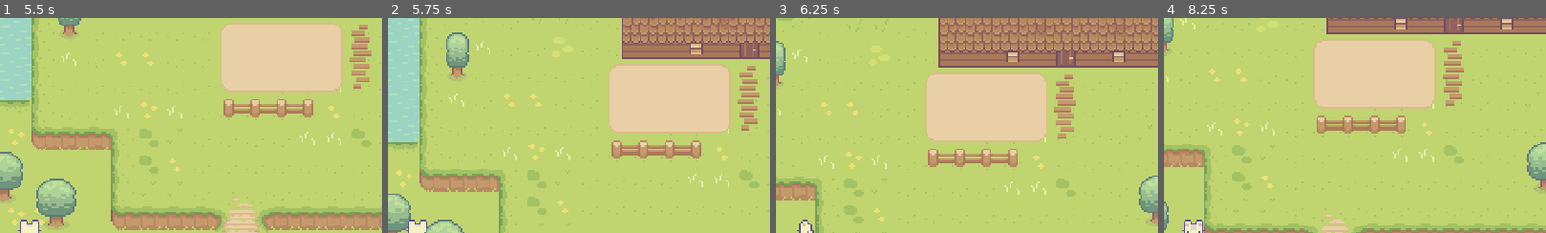
Above: before the commit, frames 1-4 (left to right).
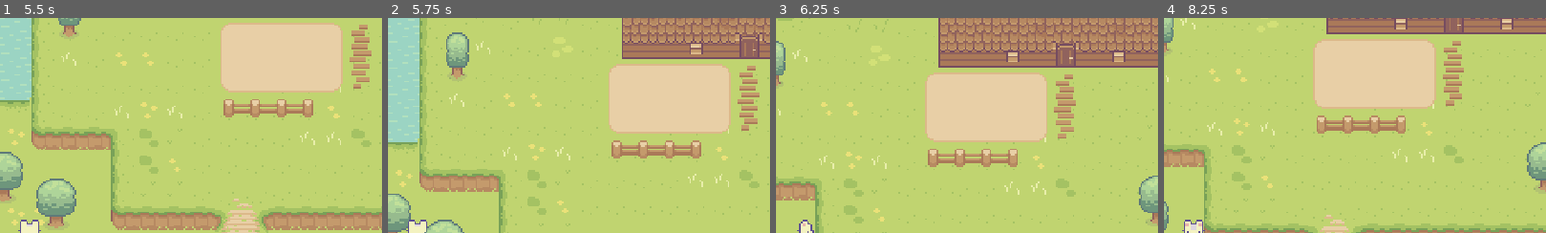
Above: after the commit, the same moments.

Repository: leafboo/first-game
Game: Godot game, scene res://Levels/game_level.tscn
Same seed, same stepped clock (60 frames per second), same inputs: the game is played once before the commit and once after it.
Inputs:
- Up to frame 1 (5.5 s): tap Enter at 0.5, 2 s; hold W (up) 0.53-2.03 s; tap Space (interact, bound only after the commit) at 0.6, 1.25, 1.35, 2.1, 2.85, 3.6, 4.35, 5.1 s; hold A (left) 2.03-3.53 s; hold S (down) 3.53-4.28 s; hold D (right) 4.28-5.03 s; hold W (up) from 5.03 s (still down)
- Up to frame 2 (5.75 s): keep holding W (up)
- Up to frame 3 (6.25 s): release W (up) at 5.78 s; hold D (right) from 5.78 s (still down); tap Space (interact, bound only after the commit) at 5.85 s
- Up to frame 4 (8.25 s): tap Space (interact, bound only after the commit) at 6.5, 6.6, 7.35, 8, 8.1 s; tap Enter at 7.25 s; release D (right) at 8.03 s; hold S (down) from 8.03 s (still down)
The pictures show only the part of the screen within x 46-96%, y 0-50%; the shares and areas given below are measured in that part.

Frame 1 is identical in both runs. In frame 2, 0.2% of the frame differs, in the area x 91-98%, y 6-12%; in frame 3, 0.2%; in frame 4, less than 0.1%.

Commit message:
Make the door interactive

Diff:
--- /dev/null
+++ b/Interactive Objects/door.gd
@@ -0,0 +1,45 @@
+extends Node2D
+
+@export var is_open: bool = false
+
+@onready var door_sprite: Sprite2D = $DoorSprite
+@onready var collision_shape: CollisionShape2D = $StaticBody2D/CollisionShape2D
+@onready var animation_player: AnimationPlayer = $AnimationPlayer
+
+var player_entered = false
+
+# Called when the node enters the scene tree for the first time.
+func _ready() -> void:
+	pass # Replace with function body.
+
+
+# Called every frame. 'delta' is the elapsed time since the previous frame.
+func _process(delta: float) -> void:
+	pass
+
+
+func toggle_door():
+	pass
+
+func update_door_state():
+	if 	is_open:
+		collision_shape.disabled = true
+		$DoorAnimation.play("open_door")
+	else:
+		collision_shape.disabled = false
+		$DoorAnimation.play("close_door")
+
+
+func _on_player_detector_body_entered(body: Node2D) -> void:
+	if body is CharacterBody2D:
+		player_entered = true
+
+
+func _input(event: InputEvent) -> void:
+	if player_entered and Input.is_action_just_pressed("interact"):
+		is_open = !is_open
+		update_door_state()
+		print("Hello")
+
+func _on_player_detector_body_exited(body: Node2D) -> void:
+	player_entered = false
--- /dev/null
+++ b/Interactive Objects/door.tscn
@@ -0,0 +1,93 @@
+[gd_scene load_steps=9 format=3 uid="uid://b3b31g8odud85"]
+
+[ext_resource type="Texture2D" uid="uid://bd4jbsllbym88" path="res://Art/Sprout Lands - Sprites - Basic pack/Sprout Lands - Sprites - Basic pack/Tilesets/Doors.png" id="1_hdoum"]
+[ext_resource type="Script" path="res://Interactive Objects/door.gd" id="1_uraap"]
+
+[sub_resource type="Animation" id="Animation_ynq7b"]
+length = 0.001
+tracks/0/type = "value"
+tracks/0/imported = false
+tracks/0/enabled = true
+tracks/0/path = NodePath("DoorSprite:frame")
+tracks/0/interp = 1
+tracks/0/loop_wrap = true
+tracks/0/keys = {
+"times": PackedFloat32Array(0),
+"transitions": PackedFloat32Array(1),
+"update": 1,
+"values": [1]
+}
+
+[sub_resource type="Animation" id="Animation_bcpx6"]
+resource_name = "opening"
+length = 0.6
+tracks/0/type = "value"
+tracks/0/imported = false
+tracks/0/enabled = true
+tracks/0/path = NodePath("DoorSprite:frame")
+tracks/0/interp = 1
+tracks/0/loop_wrap = true
+tracks/0/keys = {
+"times": PackedFloat32Array(0, 0.2, 0.4),
+"transitions": PackedFloat32Array(1, 1, 1),
+"update": 1,
+"values": [1, 3, 2]
+}
+
+[sub_resource type="Animation" id="Animation_epwga"]
+resource_name = "close_door"
+length = 0.6
+tracks/0/type = "value"
+tracks/0/imported = false
+tracks/0/enabled = true
+tracks/0/path = NodePath("DoorSprite:frame")
+tracks/0/interp = 1
+tracks/0/loop_wrap = true
+tracks/0/keys = {
+"times": PackedFloat32Array(0, 0.2, 0.466667),
+"transitions": PackedFloat32Array(1, 1, 1),
+"update": 1,
+"values": [2, 3, 1]
+}
+
+[sub_resource type="AnimationLibrary" id="AnimationLibrary_q4n6d"]
+_data = {
+"RESET": SubResource("Animation_ynq7b"),
+"close_door": SubResource("Animation_epwga"),
+"open_door": SubResource("Animation_bcpx6")
+}
+
+[sub_resource type="RectangleShape2D" id="RectangleShape2D_ye8kv"]
+size = Vector2(16.5, 4)
+
+[sub_resource type="CircleShape2D" id="CircleShape2D_ivovn"]
+radius = 14.0
+
+[node name="Door" type="Node2D"]
+y_sort_enabled = true
+script = ExtResource("1_uraap")
+
+[node name="DoorSprite" type="Sprite2D" parent="."]
+texture = ExtResource("1_hdoum")
+vframes = 4
+frame = 1
+
+[node name="DoorAnimation" type="AnimationPlayer" parent="."]
+libraries = {
+"": SubResource("AnimationLibrary_q4n6d")
+}
+
+[node name="StaticBody2D" type="StaticBody2D" parent="."]
+
+[node name="CollisionShape2D" type="CollisionShape2D" parent="StaticBody2D"]
+position = Vector2(-0.25, 6)
+shape = SubResource("RectangleShape2D_ye8kv")
+
+[node name="PlayerDetector" type="Area2D" parent="."]
+
+[node name="AreaOfDetector" type="CollisionShape2D" parent="PlayerDetector"]
+position = Vector2(0, 5)
+shape = SubResource("CircleShape2D_ivovn")
+
+[connection signal="body_entered" from="PlayerDetector" to="." method="_on_player_detector_body_entered"]
+[connection signal="body_exited" from="PlayerDetector" to="." method="_on_player_detector_body_exited"]
--- a/Levels/game_level.tscn
+++ b/Levels/game_level.tscn
@@ -12,6 +12,7 @@
 [ext_resource type="Texture2D" uid="uid://cw2do72n2xdpe" path="res://Art/Sprout Lands - Sprites - Basic pack/Sprout Lands - Sprites - Basic pack/Tilesets/Tilled_Dirt.png" id="10_23kpm"]
 [ext_resource type="Texture2D" uid="uid://bvin6ofn3n17c" path="res://Art/Sprout Lands - Sprites - Basic pack/Sprout Lands - Sprites - Basic pack/Tilesets/Fences.png" id="10_cpj5n"]
 [ext_resource type="Texture2D" uid="uid://drwmhkuho8otr" path="res://Art/Sprout Lands - Sprites - Basic pack/Sprout Lands - Sprites - Basic pack/Tilesets/Tilled_Dirt_Wide.png" id="11_7q2tr"]
+[ext_resource type="PackedScene" uid="uid://b3b31g8odud85" path="res://Interactive Objects/door.tscn" id="13_m3mnh"]
 
 [sub_resource type="TileSetAtlasSource" id="TileSetAtlasSource_vjd80"]
 texture = ExtResource("2_1d5rn")
@@ -660,7 +661,7 @@
 
 [node name="House" type="TileMapLayer" parent="."]
 z_index = -3
-tile_map_data = PackedByteArray("AAAoAAkAAgABAAIAAAAoAAUAAgA …(128 unchanged characters)… BAAIAAAAqAAkAAgADAAIAAAArAAkAAgABAAIAAAAsAAkAAAAAAAEAAAAtAAkAAgABAAIAAAAuAAkAAgADAAIAAAAvAAkAAgA …(203 unchanged characters)…
+tile_map_data = PackedByteArray("AAAoAAkAAgABAAIAAAAoAAUAAgA …(128 unchanged characters)… BAAIAAAAqAAkAAgADAAIAAAArAAkAAgABAAIAAAAtAAkAAgABAAIAAAAuAAkAAgADAAIAAAAvAAkAAgA …(203 unchanged characters)…
 tile_set = SubResource("TileSet_tu1m2")
 
 [node name="Roof" type="TileMapLayer" parent="House"]
@@ -696,3 +697,7 @@
 
 [node name="WaterCollision" type="CollisionPolygon2D" parent="StaticBody2D"]
 polygon = PackedVector2Array(389, 212, 514, 210, 514, 133, 518, 129, 546, 129, 545, 86, 550, 81, 594, 81, 594, 69, 599, …(838 unchanged characters)…
+
+[node name="Door" parent="." instance=ExtResource("13_m3mnh")]
+z_index = 1
+position = Vector2(712, 152)
--- a/project.godot
+++ b/project.godot
@@ -46,6 +46,11 @@
 , Object(InputEventKey,"resource_local_to_scene":false,"resource_name":"","device":-1,"window_id":0,"alt_pressed":false …(186 unchanged characters)…
 ]
 }
+interact={
+"deadzone": 0.5,
+"events": [Object(InputEventKey,"resource_local_to_scene":false,"resource_name":"","device":-1,"window_id":0,"alt_pressed":false,"shift_pressed":false,"ctrl_pressed":false,"meta_pressed":false,"pressed":false,"keycode":0,"physical_keycode":32,"key_label":0,"unicode":32,"location":0,"echo":false,"script":null)
+]
+}
 
 [rendering]
 
Not shown: 1 places in Levels/game_level.tscn that only renumber resources
